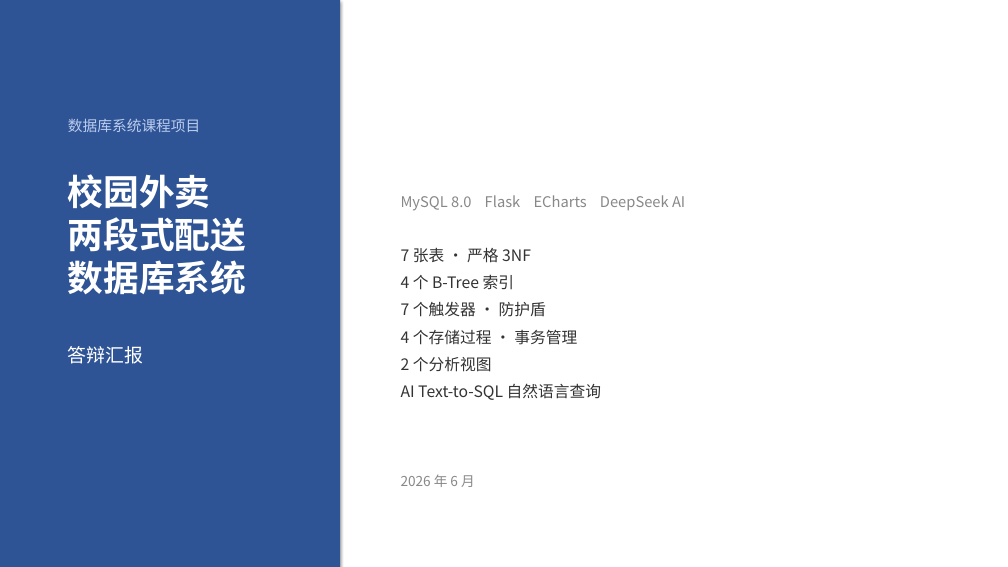
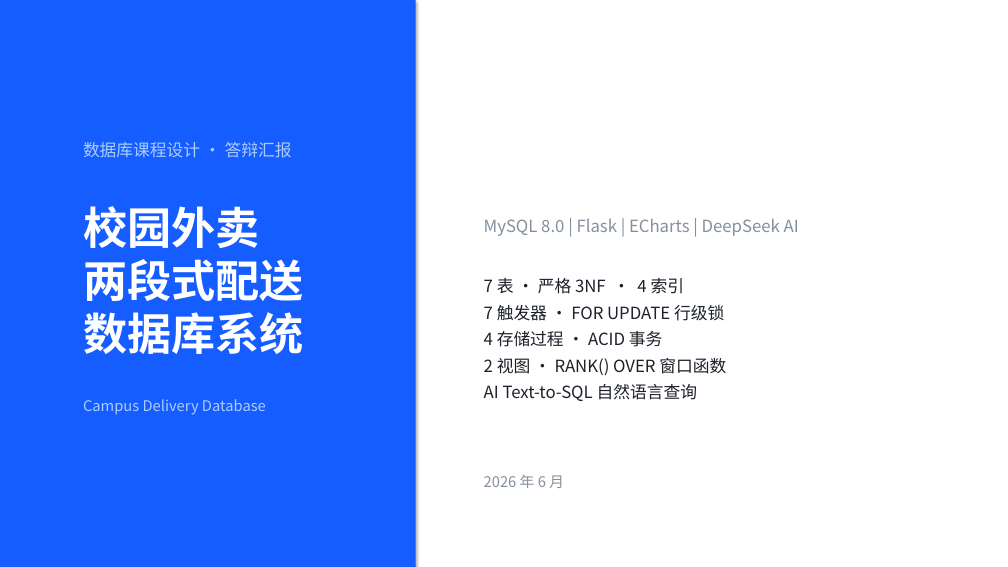
Before and after one commit to sou1maker/database, a slide deck: slide 1 of 校园外卖两段式配送系统_答辩汇报.pptx. Drawn at 1008x567 pixels with LibreOffice and Linux fonts; fonts in the diff are those of the drawing. Boxes give left, top, right and bottom in pixels: in the first picture for what was removed or moved away, otherwise in the second. Text is boxed around its words. In the diff, an @@ line names an element or a change of style, - is before the commit and + after.

```diff
--- a/校园外卖两段式配送系统_答辩汇报.pptx
+++ b/校园外卖两段式配送系统_答辩汇报.pptx
@@ rectangle resized from (x1=0, y1=0, x2=340, y2=567) to (x1=0, y1=0, x2=416, y2=567) @@
@@ rectangle at (x1=0, y1=0, x2=416, y2=567): fill #2F5496 to #165DFF @@
@@ text at (x1=83, y1=142, x2=292, y2=158): text changed; size 14 to 16 pt; text colour #BBCCEE to #AACCFF @@
-数据库系统课程项目
+数据库课程设计 · 答辩汇报
@@ text "校园外卖 两段式配送 数据库系统" moved from (x1=68, y1=174, x2=246, y2=294) to (x1=83, y1=206, x2=304, y2=354) @@
@@ text "校园外卖 两段式配送 数据库系统" at (x1=83, y1=206, x2=304, y2=354): size 34 to 42 pt; more space between paragraphs @@
@@ text at (x1=484, y1=218, x2=799, y2=236): text changed; size 14 to 16 pt; text colour #888888 to #86909C @@
-MySQL 8.0 Flask ECharts DeepSeek AI
+MySQL 8.0 | Flask | ECharts | DeepSeek AI
@@ text "7 表 · 严格 3NF ..." moved from (x1=401, y1=247, x2=601, y2=400) to (x1=484, y1=278, x2=726, y2=400) @@
@@ text at (x1=484, y1=278, x2=726, y2=375): text changed; size 15 to 16 pt; text colour #333333 to #1D2129 @@
-7 张表 · 严格 3NF
-4 个 B-Tree 索引
-7 个触发器 · 防护盾
-4 个存储过程 · 事务管理
-2 个分析视图
+7 表 · 严格 3NF · 4 索引
+7 触发器 · FOR UPDATE 行级锁
+4 存储过程 · ACID 事务
+2 视图 · RANK() OVER 窗口函数
@@ text at (x1=484, y1=384, x2=697, y2=400): size 15 to 16 pt, text colour #333333 to #1D2129 in "AI Text-to-SQL 自然语言查询"; less space between paragraphs @@
@@ text at (x1=83, y1=399, x2=266, y2=415): text changed; size 18 to 14 pt; text colour #FFFFFF to #AACCFF @@
-答辩汇报
+Campus Delivery Database
@@ text "2026 年 6 月" moved from (x1=401, y1=475, x2=475, y2=487) to (x1=484, y1=475, x2=564, y2=488) @@
@@ text "2026 年 6 月" at (x1=484, y1=475, x2=564, y2=488): size 13 to 14 pt, text colour #888888 to #86909C; more space between paragraphs @@
```
Also in this commit, not shown: 32 other slides changed, 14 slides added, 9 slides removed, 1 other file.
